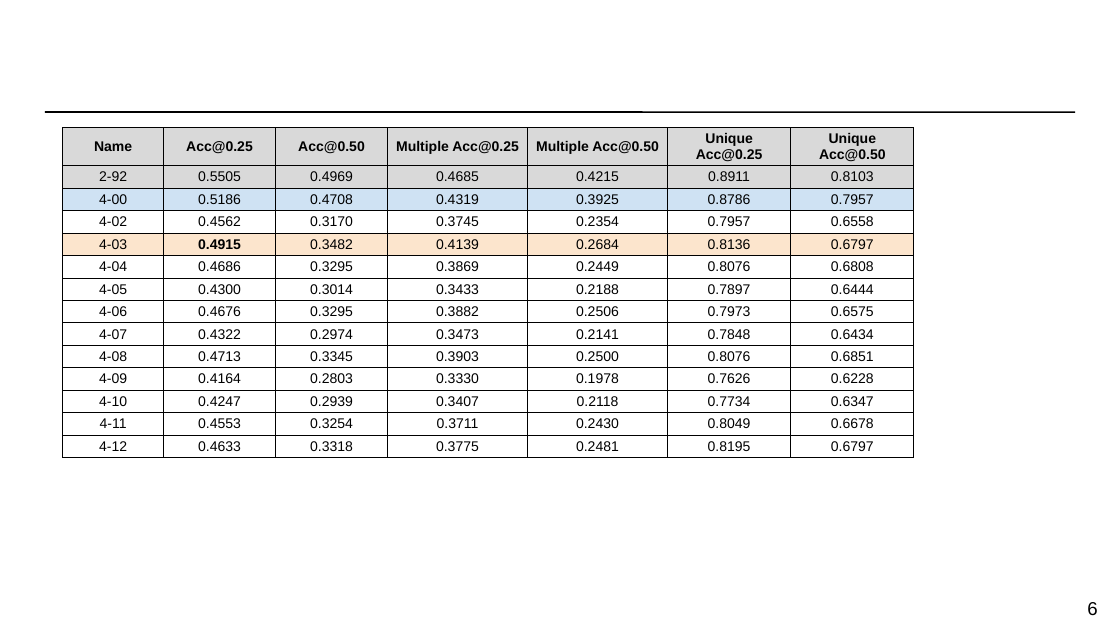
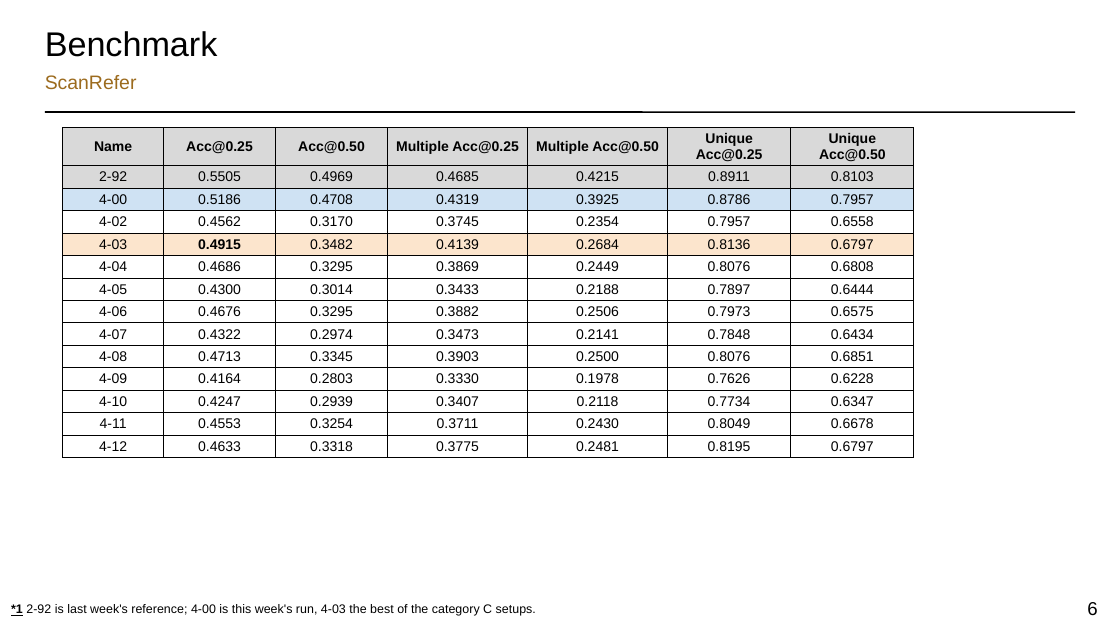
Before and after one commit to torridfish/dotfiles, a slide deck: slide 6 of agents/.agents/skills/research-slides/assets/research-slides-template.pptx. Drawn at 1120x630 pixels with LibreOffice and Linux fonts; fonts in the diff are those of the drawing. Boxes give left, top, right and bottom in pixels: in the first picture for what was removed or moved away, otherwise in the second. Text is boxed around its words. In the diff, an @@ line names an element or a change of style, - is before the commit and + after.

```diff
--- a/agents/.agents/skills/research-slides/assets/research-slides-template.pptx
+++ b/agents/.agents/skills/research-slides/assets/research-slides-template.pptx
@@ text added at (45, 31, 218, 57), 22 pt, text #000000 @@
+Benchmark
@@ text added at (45, 75, 137, 89), 12.5 pt, text #9C6B1E @@
+ScanRefer
@@ text added at (11, 604, 536, 616), 8 pt, text #000000 @@
+*1 2-92 is last week's reference; 4-00 is this week's run, 4-03 the best of the category C setups.
```
Also in this commit, not shown: 12 other slides changed, 1 slide added, 1 slide removed, 2 other files.
